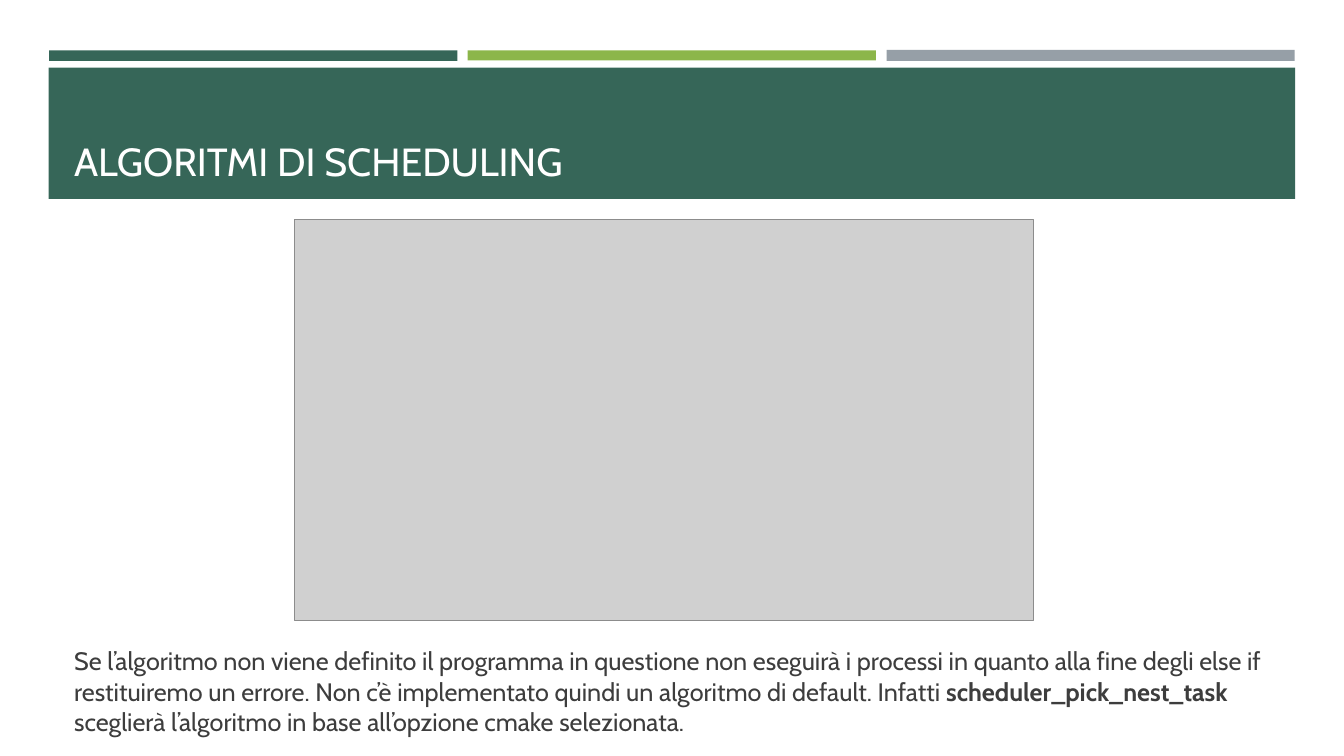
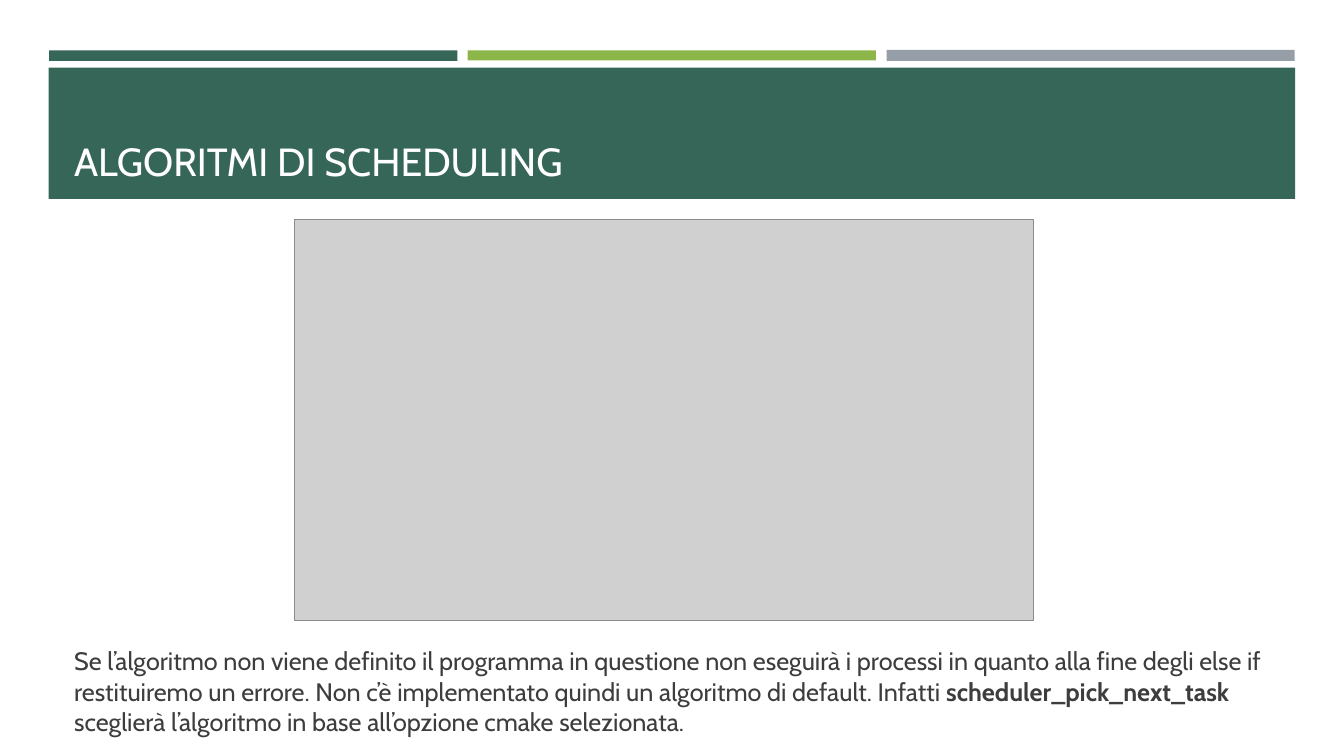
Before and after one commit to ProgrammazioneDiSistema2023-IA-ZZ/Group04, a slide deck: slide 17 of MentOS - Process Management.pptx. Drawn at 1344x756 pixels with LibreOffice and Linux fonts; fonts in the diff are those of the drawing; grey boxes stand for pictures. Boxes give left, top, right and bottom in pixels: in the first picture for what was removed or moved away, otherwise in the second. Text is boxed around its words. In the diff, an @@ line names an element or a change of style, - is before the commit and + after.

```diff
--- a/MentOS - Process Management.pptx
+++ b/MentOS - Process Management.pptx
@@ text at [74,651,1261,737]: text changed @@
-Se l’algoritmo non viene definito il programma in questione non eseguirà i processi in quanto alla fine degli else if restituiremo un errore. Non c’è implementato quindi un algoritmo di default. Infatti scheduler_pick_nest_task sceglierà l’algoritmo in base all’opzione cmake selezionata.
+Se l’algoritmo non viene definito il programma in questione non eseguirà i processi in quanto alla fine degli else if restituiremo un errore. Non c’è implementato quindi un algoritmo di default. Infatti scheduler_pick_next_task sceglierà l’algoritmo in base all’opzione cmake selezionata.
```
Also in this commit, not shown: 13 other slides changed, 9 other files.
